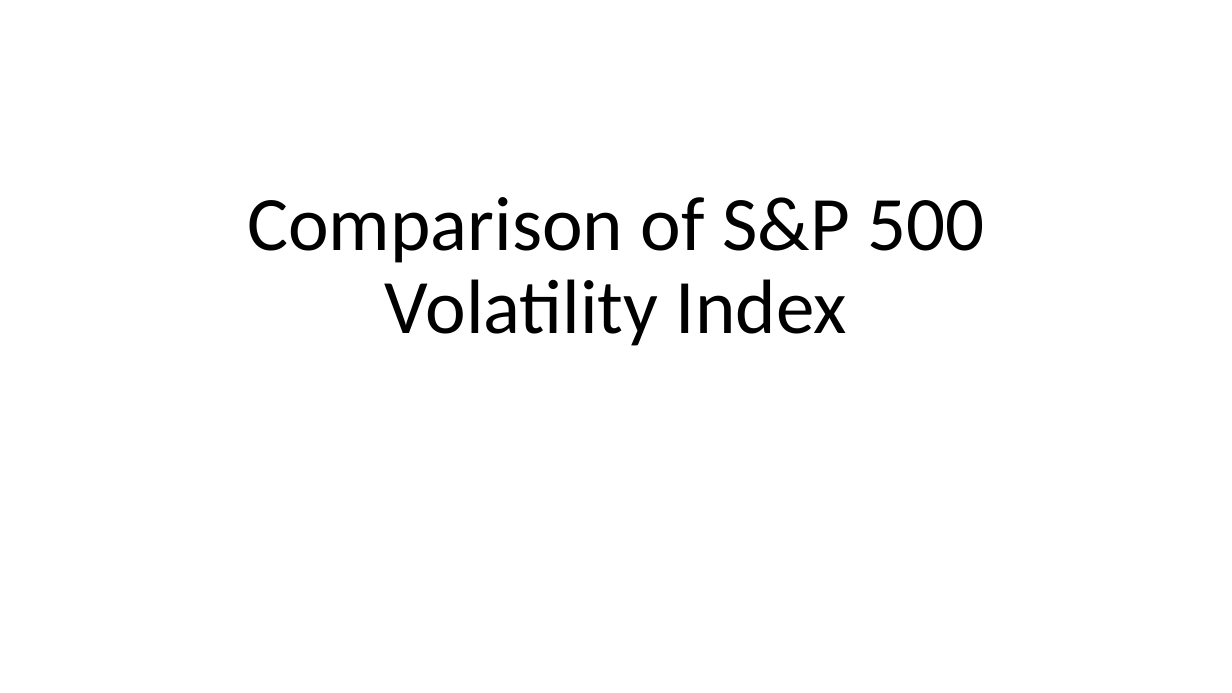
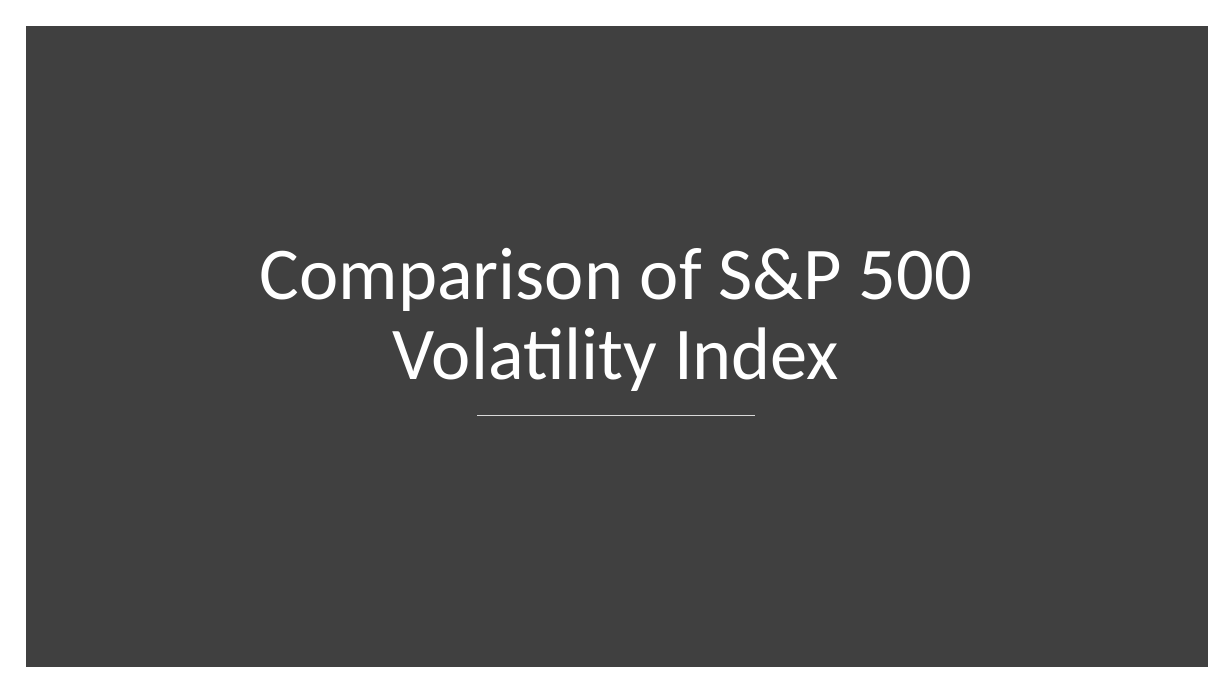
Before and after one commit to Matlickp/SP500-vs-Unemployment-Rate, a slide deck: slide 1 of ETL_Presentation.pptx. Drawn at 1232x693 pixels with LibreOffice and Linux fonts; fonts in the diff are those of the drawing. Boxes give left, top, right and bottom in pixels: in the first picture for what was removed or moved away, otherwise in the second. Text is boxed around its words. In the diff, an @@ line names an element or a change of style, - is before the commit and + after.

```diff
--- a/ETL_Presentation.pptx
+++ b/ETL_Presentation.pptx
@@ rectangle added at (32, 32, 1202, 661), fill #404040, outline #404040 10 pt @@
@@ title "Comparison of S&P 500 Volatility ..." at (260, 248, 972, 391): size 60 to 58 pt, text colour #000000 to #FFFFFF @@
@@ line added from (478, 415) to (755, 415), #D9D9D9 1 pt @@
```
Also in this commit, not shown: 3 other slides changed, 4 slides added, 4 slides removed.
